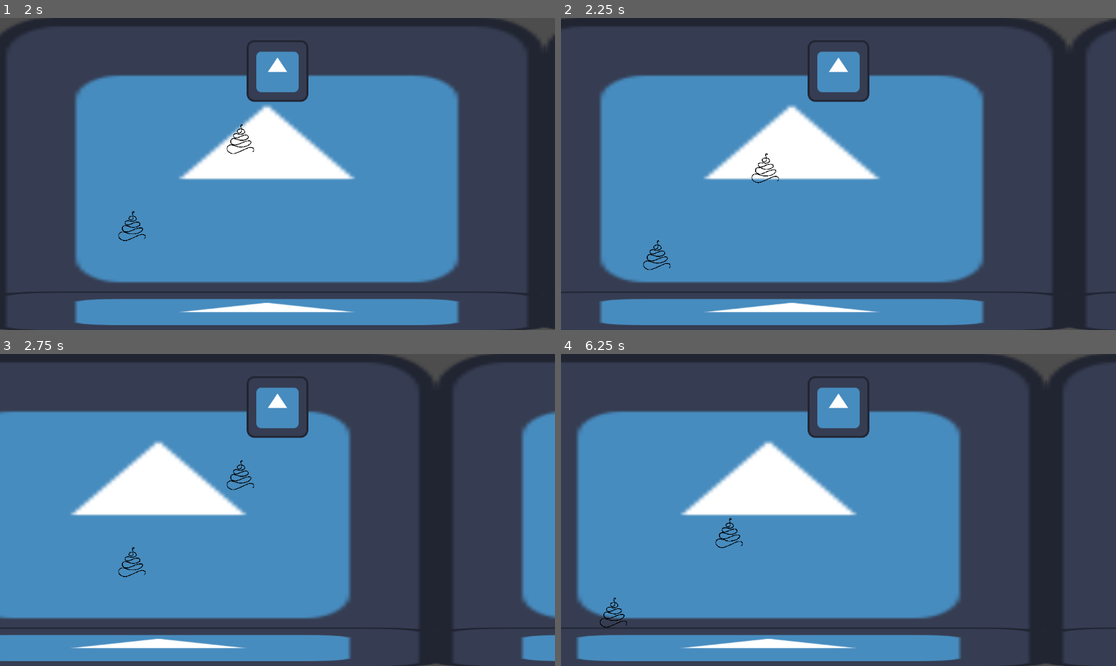
Above: before the commit, frames 1-4 (two rows, left to right).
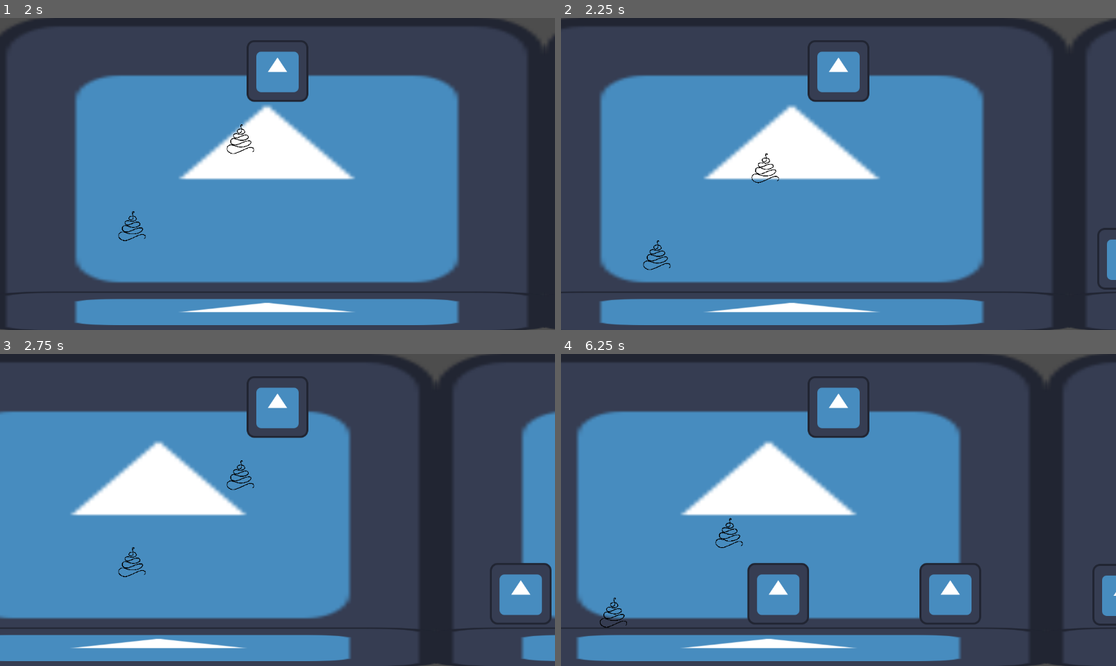
Above: after the commit, the same moments.

Repository: Argonbart/1Kackspiel
Game: Godot game, scene res://scenes/world.tscn
The game is run twice, just before and just after one commit, with the same random seed, the same clock (stepped at 60 frames per second) and the same inputs. The engine's default icon, where the game draws it, is replaced by a stand-in: a white triangle on a blue panel in a dark square.
Inputs (mouse positions are in pixels of both pictures, inside the frame that each line leads up to):
- Up to frame 1 (2 s): move the mouse to (399, 158) at 0.52 s; click (399, 158) at 0.67 s; move the mouse to (166, 189) at 1.27 s; click (166, 189) at 1.42 s
- Up to frame 2 (2.25 s): move the mouse to (894, 105) at 2.02 s; click (894, 105) at 2.17 s
- Up to frame 3 (2.75 s): no input
- Up to frame 4 (6.25 s): move the mouse to (810, 572) at 2.77 s; click (810, 572) at 2.92 s; move the mouse to (1005, 556) at 3.52 s; click (1005, 556) at 3.67 s; move the mouse to (672, 463) at 4.27 s; click (672, 463) at 4.42 s; move the mouse to (866, 510) at 5.02 s; click (866, 510) at 5.17 s; move the mouse to (755, 432) at 5.77 s; click (755, 432) at 5.92 s

Frame 1 is identical in both runs. In frame 2, 0.3% of the frame differs, in the area x 96-100%, y 67-88%; in frame 3, 1.2%; in frame 4, 2.8%, in the area x 33-100%, y 66-88%.

Commit message:
enemy
enemy movement and collider check

Diff:
--- /dev/null
+++ b/1kackspiel/basic_human.gd
@@ -0,0 +1,28 @@
+extends CharacterBody2D
+
+var movement_direction: bool = true
+var random_number:int = 0
+var collision
+
+func _physics_process(delta: float) -> void:
+
+
+
+	#move_and_slide()
+	if random_number > 0:
+		collision = move_and_collide(Vector2(-2, 0))
+
+	else:
+		collision = move_and_collide(Vector2(2, 0))
+
+
+
+	if collision:
+		var other = collision.get_collider()
+		#print("Kollision mit:", other.name)
+		if other.name == "PoopBody":
+			print("KACKI ANGRIFF!")
+
+func _on_timer_change_direction_timeout() -> void:
+	random_number = randi_range(-5, 1) % 100
+	print(random_number)
--- /dev/null
+++ b/1kackspiel/scenes/basic_human.tscn
@@ -0,0 +1,27 @@
+[gd_scene load_steps=4 format=3 uid="uid://bfipa14gkf06n"]
+
+[ext_resource type="Texture2D" uid="uid://b3qqm72k53syp" path="res://assets/icon.svg" id="1_12g6t"]
+[ext_resource type="Script" uid="uid://cq22hu7adpbap" path="res://basic_human.gd" id="1_x2wwd"]
+
+[sub_resource type="RectangleShape2D" id="RectangleShape2D_x2wwd"]
+size = Vector2(135, 140)
+
+[node name="Basic Human" type="CharacterBody2D"]
+collision_layer = 3
+collision_mask = 3
+script = ExtResource("1_x2wwd")
+
+[node name="Sprite2D" type="Sprite2D" parent="."]
+texture = ExtResource("1_12g6t")
+
+[node name="CollisionShape2D" type="CollisionShape2D" parent="."]
+position = Vector2(0.5, 0)
+shape = SubResource("RectangleShape2D_x2wwd")
+
+[node name="VisibleOnScreenEnabler2D" type="VisibleOnScreenEnabler2D" parent="."]
+
+[node name="TimerChangeDirection" type="Timer" parent="."]
+wait_time = 2.0
+autostart = true
+
+[connection signal="timeout" from="TimerChangeDirection" to="." method="_on_timer_change_direction_timeout"]
--- a/1kackspiel/scenes/world.tscn
+++ b/1kackspiel/scenes/world.tscn
@@ -1,8 +1,10 @@
-[gd_scene load_steps=4 format=3 uid="uid://b87flovmmqdy6"]
+[gd_scene load_steps=6 format=3 uid="uid://b87flovmmqdy6"]
 
 [ext_resource type="PackedScene" uid="uid://cm4xec5ngycft" path="res://scenes/bird.tscn" id="1_nnsk1"]
 [ext_resource type="Texture2D" uid="uid://b3qqm72k53syp" path="res://assets/icon.svg" id="2_rwgxs"]
 [ext_resource type="Shape2D" uid="uid://c66lqgv2eaf30" path="res://shapes/ground_shape.tres" id="3_4wyf3"]
+[ext_resource type="Script" uid="uid://cosk1k0wef2rc" path="res://scripts/human_spawner.gd" id="4_k0juu"]
+[ext_resource type="PackedScene" uid="uid://bfipa14gkf06n" path="res://scenes/basic_human.tscn" id="5_71j4m"]
 
 [node name="World" type="Node2D"]
 
@@ -39,3 +41,14 @@
 position = Vector2(578, 609.5)
 scale = Vector2(4606.3, 46.063)
 shape = ExtResource("3_4wyf3")
+
+[node name="Human Spawner" type="Node2D" parent="." node_paths=PackedStringArray("bird")]
+script = ExtResource("4_k0juu")
+mob_scene = ExtResource("5_71j4m")
+bird = NodePath("../Bird")
+
+[node name="Timer" type="Timer" parent="Human Spawner"]
+wait_time = 1.985
+autostart = true
+
+[connection signal="timeout" from="Human Spawner/Timer" to="Human Spawner" method="_on_timer_timeout"]
--- /dev/null
+++ b/1kackspiel/scripts/human_spawner.gd
@@ -0,0 +1,17 @@
+extends Node2D
+
+
+@export var mob_scene: PackedScene
+@export var bird: CharacterBody2D
+
+func _on_timer_timeout() -> void:
+
+	 # Sichtbereich in Pixeln
+	var screen_size = get_viewport().get_visible_rect().end.x
+	print (screen_size)
+	var spawn_position = bird.position.x + screen_size / 2 + 100
+
+	# Create a new instance of the Mob scene.
+	var enemy = mob_scene.instantiate()
+	enemy.position = Vector2(spawn_position,500)
+	add_child(enemy)
Not shown, added: 1kackspiel/basic_human.gd.uid
Not shown, added: 1kackspiel/scripts/human_spawner.gd.uid
